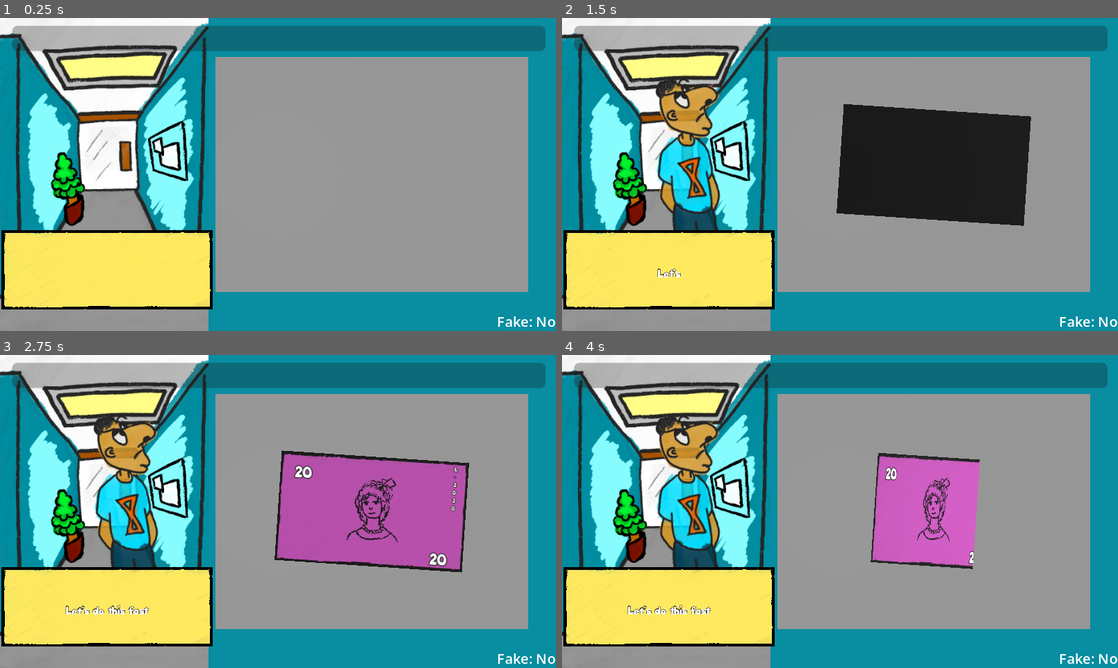
Above: before the commit, frames 1-4 (two rows, left to right).
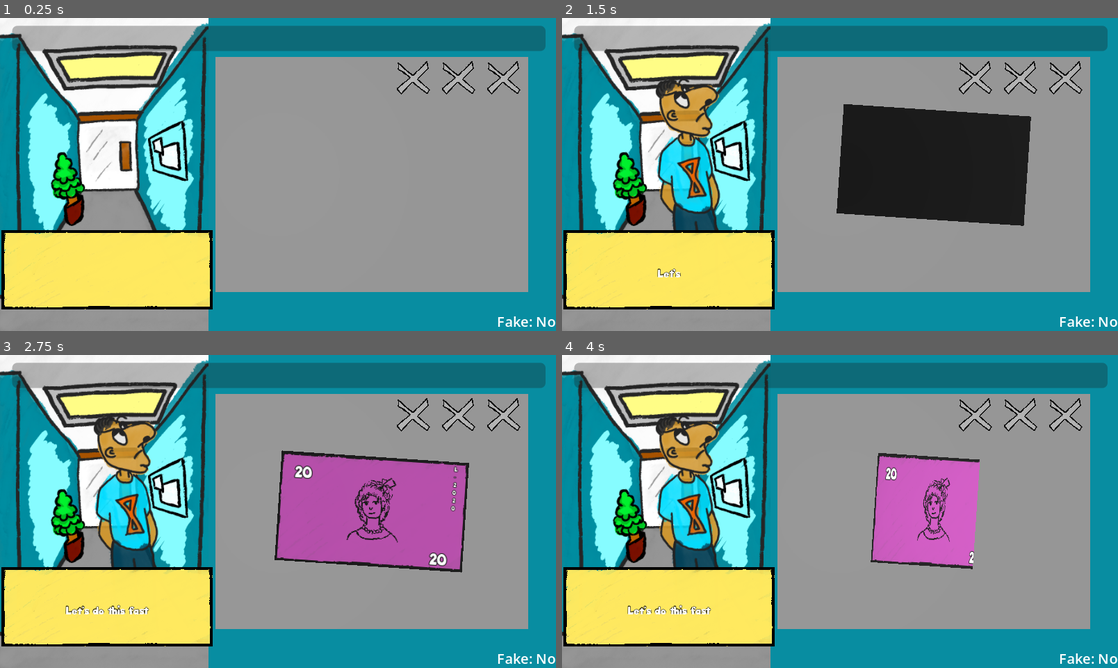
Above: after the commit, the same moments.

Repository: KaitoGameDev/brackeys-gj-2026-2
Game: Godot game, scene res://source/main.tscn
The game is run twice, just before and just after one commit, with the same random seed, the same clock (stepped at 60 frames per second) and the same inputs.
Inputs (mouse positions are in pixels of both pictures, inside the frame that each line leads up to):
- Up to frame 1 (0.25 s): no input
- Up to frame 2 (1.5 s): move the mouse to (962, 158) at 0.52 s; click (962, 158) at 0.67 s; move the mouse to (728, 190) at 1.27 s; click (728, 190) at 1.42 s
- Up to frame 3 (2.75 s): tap Enter at 2 s; move the mouse to (333, 442) at 2.02 s; click (333, 442) at 2.17 s
- Up to frame 4 (4 s): move the mouse to (812, 574) at 2.77 s; click (812, 574) at 2.92 s; move the mouse to (1006, 558) at 3.52 s; click (1006, 558) at 3.67 s

The runs differ from the first frame. In frame 1, 0.7% of the frame differs, in the area x 71-94%, y 13-25%; in frame 2, 0.7%; in frame 3, 0.7%; in frame 4, 0.7%.

Commit message:
add audio controller (basic), create strikes UI

Diff:
--- /dev/null
+++ b/default_bus_layout.tres
@@ -0,0 +1,21 @@
+[gd_resource type="AudioBusLayout" format=3 uid="uid://oe3dm6sokfv7"]
+
+[resource]
+bus/1/name = &"Bg"
+bus/1/solo = false
+bus/1/mute = false
+bus/1/bypass_fx = false
+bus/1/volume_db = 0.0
+bus/1/send = &"Master"
+bus/2/name = &"Sfx"
+bus/2/solo = false
+bus/2/mute = false
+bus/2/bypass_fx = false
+bus/2/volume_db = 0.0
+bus/2/send = &"Master"
+bus/3/name = &"Interactions"
+bus/3/solo = false
+bus/3/mute = false
+bus/3/bypass_fx = false
+bus/3/volume_db = 0.0
+bus/3/send = &"Master"
--- a/project.godot
+++ b/project.godot
@@ -15,9 +15,14 @@
 config/features=PackedStringArray("4.7", "Forward Plus")
 config/icon="res://icon.svg"
 
+[audio]
+
+buses/default_bus_layout="uid://oe3dm6sokfv7"
+
 [autoload]
 
 EventBus="*uid://dl1gq4hv3725k"
+AudioController="*uid://blysljd0vmwlj"
 
 [display]
 
--- /dev/null
+++ b/source/audio/audio_controller.gd
@@ -0,0 +1,6 @@
+extends Node
+
+
+@export var bgm: Dictionary[String, AudioStream] = {}
+@export var sfx: Dictionary[String, AudioStream] = {}
+@export var interactions: Dictionary[String, AudioStream] = {}
--- /dev/null
+++ b/source/audio/audio_controller.tscn
@@ -0,0 +1,15 @@
+[gd_scene format=3 uid="uid://blysljd0vmwlj"]
+
+[ext_resource type="Script" uid="uid://c6i0vtrk7oxa8" path="res://source/audio/audio_controller.gd" id="1_vjf67"]
+
+[node name="AudioController" type="Node" unique_id=1109533394]
+script = ExtResource("1_vjf67")
+
+[node name="BgAudioPlayer" type="AudioStreamPlayer" parent="." unique_id=656461469]
+bus = &"Bg"
+
+[node name="SFXAudioPlayer" type="AudioStreamPlayer" parent="." unique_id=1503620424]
+bus = &"Sfx"
+
+[node name="InteractionsAudioPlayer" type="AudioStreamPlayer" parent="." unique_id=187329616]
+bus = &"Interactions"
--- a/source/main.tscn
+++ b/source/main.tscn
@@ -5,6 +5,7 @@
 [ext_resource type="PackedScene" uid="uid://cgphrv0vs5qic" path="res://source/clients/client_spawner.tscn" id="2_62cc7"]
 [ext_resource type="Script" uid="uid://cdgknd6qunwba" path="res://source/clients/client_resource.gd" id="3_s8x7u"]
 [ext_resource type="Resource" uid="uid://me8molp66ws5" path="res://resources/clients/gramma.tres" id="4_4naa1"]
+[ext_resource type="PackedScene" uid="uid://c7cr7cw7tvlch" path="res://source/strikes/strikes_container.tscn" id="4_rewae"]
 [ext_resource type="Resource" uid="uid://ymrln18bsxm4" path="res://resources/clients/ulises.tres" id="5_1elff"]
 [ext_resource type="Resource" uid="uid://n4vjcmdxhncl" path="res://resources/clients/chuck.tres" id="6_2uit2"]
 [ext_resource type="Texture2D" uid="uid://d2pvvijie7tql" path="res://assets/Bank.png" id="7_4naa1"]
@@ -122,29 +123,11 @@
 grow_vertical = 0
 text = "Fake: No"
 
-[node name="Bg" type="ColorRect" parent="CanvasLayer" unique_id=534212323]
-visible = false
-anchors_preset = 15
-anchor_right = 1.0
-anchor_bottom = 1.0
-grow_horizontal = 2
-grow_vertical = 2
-color = Color(1, 0.4117647, 0.3372549, 1)
-
-[node name="Label" type="Label" parent="CanvasLayer" unique_id=1939503300]
-visible = false
-anchors_preset = -1
-anchor_left = 0.16171876
-anchor_top = 0.4375
-anchor_right = 0.8382813
-anchor_bottom = 0.5625
-grow_horizontal = 2
-grow_vertical = 2
-theme_override_font_sizes/font_size = 32
-text = "Brackeys GameJam 2026  - 2 (rebuild)"
-horizontal_alignment = 1
-vertical_alignment = 1
-metadata/_edit_use_anchors_ = true
+[node name="StrikesContainer" parent="CanvasLayer" unique_id=1318416351 instance=ExtResource("4_rewae")]
+offset_left = 2.0
+offset_top = -246.0
+offset_right = 2.0
+offset_bottom = -246.0
 
 [node name="MoneyContainer" type="Node3D" parent="." unique_id=537026169]
 
--- /dev/null
+++ b/source/strikes/strikes_container.tscn
@@ -0,0 +1,52 @@
+[gd_scene format=3 uid="uid://c7cr7cw7tvlch"]
+
+[ext_resource type="Texture2D" uid="uid://vi13b16qo510" path="res://assets/icons/disabled_x.png" id="1_e5rxg"]
+[ext_resource type="Script" uid="uid://k1axvjesr7sp" path="res://source/strikes/strikes_controller.gd" id="1_l6rqn"]
+
+[node name="StrikesContainer" type="Control" unique_id=1318416351]
+layout_mode = 3
+anchor_left = 0.6609375
+anchor_top = 0.80833334
+anchor_right = 0.9796875
+anchor_bottom = 0.9361111
+offset_left = -423.0
+offset_top = -291.0
+offset_right = -423.0
+offset_bottom = -291.0
+grow_horizontal = 0
+grow_vertical = 0
+script = ExtResource("1_l6rqn")
+metadata/_edit_use_anchors_ = true
+
+[node name="HBoxContainer" type="HBoxContainer" parent="." unique_id=1602367337]
+layout_mode = 1
+anchors_preset = 15
+anchor_right = 1.0
+anchor_bottom = 1.0
+grow_horizontal = 2
+grow_vertical = 2
+alignment = 1
+
+[node name="Strike1" type="TextureRect" parent="HBoxContainer" unique_id=1978117252]
+custom_minimum_size = Vector2(48, 48)
+custom_maximum_size = Vector2(48, 48)
+layout_mode = 2
+texture = ExtResource("1_e5rxg")
+expand_mode = 5
+stretch_mode = 5
+
+[node name="Strike2" type="TextureRect" parent="HBoxContainer" unique_id=994743412]
+custom_minimum_size = Vector2(48, 48)
+custom_maximum_size = Vector2(48, 48)
+layout_mode = 2
+texture = ExtResource("1_e5rxg")
+expand_mode = 5
+stretch_mode = 5
+
+[node name="Strike3" type="TextureRect" parent="HBoxContainer" unique_id=1422322066]
+custom_minimum_size = Vector2(48, 48)
+custom_maximum_size = Vector2(48, 48)
+layout_mode = 2
+texture = ExtResource("1_e5rxg")
+expand_mode = 5
+stretch_mode = 5
--- /dev/null
+++ b/source/strikes/strikes_controller.gd
@@ -0,0 +1,23 @@
+class_name StrikesController extends Control
+
+var enabled_strike_texture: Texture2D = preload("res://assets/icons/enabled_x.png")
+var disabled_strike_texture: Texture2D = preload("res://assets/icons/disabled_x.png")
+
+var current_strikes: int = 0
+var strikes: Array[TextureRect] = []
+
+@onready var container: HBoxContainer = $HBoxContainer
+
+func _ready() -> void:
+	for child in container.get_children():
+		strikes.append(child)
+
+	EventBus.on_event.connect(_on_event)
+
+
+func _on_event(event: Object) -> void:
+	if event is MoneySwipedEvent:
+		# Hay que verificar porque no esta funcionando esta condicion
+		if event.direction == MoneySwipedEvent.Direction.DOWN and event.money.money_resource.is_fake():
+			strikes[current_strikes].texture = enabled_strike_texture
+			current_strikes += 1
Binary file removed: assets/UI/pop up window.png
Binary file added: assets/icons/disabled_x.png
Not shown, added: assets/icons/disabled_x.png.import
Binary file added: assets/icons/enabled_x.png
Not shown, changed: assets/icons/enabled_x.png.import
Not shown, added: source/audio/audio_controller.gd.uid
Not shown, added: source/strikes/strikes_controller.gd.uid
